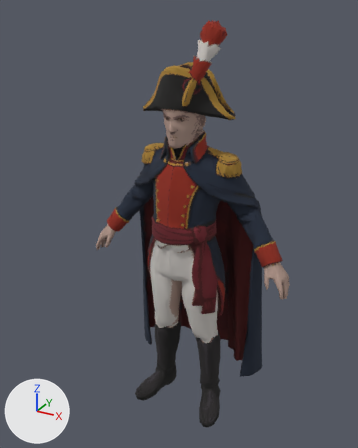
The glTF model assets/tropa/capitan3d/capitan_animado.glb: old version first, new version second.
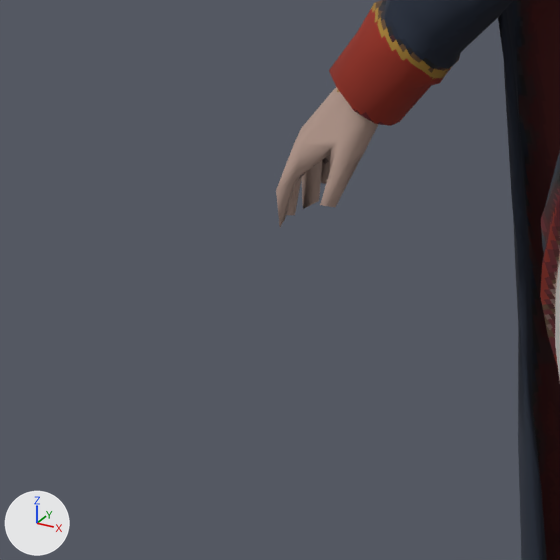
There are two pictures of each version: one whole from a 50 mm camera at (0.523, -1.017, 1.026) aimed at (-0.038, 0.002, 0.516), one close up on the part from 12% to 42% of the width and 46% to 71% of the height. The axes (+X, +Y, +Z) are drawn at lower left. The lights are the same throughout. The first two pictures are the older version. Where no turn or scale is listed for an object, it has been applied to the vertices. Vertices at exactly the same position are counted once.

The first close-up shows 'tripo_node_708cc3ef-00f4-4775-ac89-4898563d56ef'.
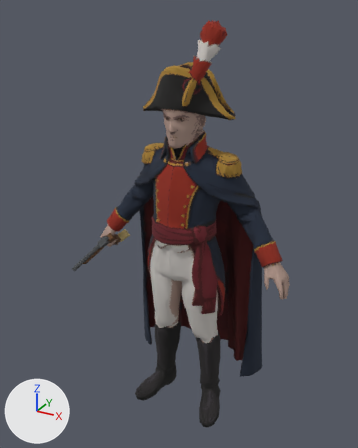
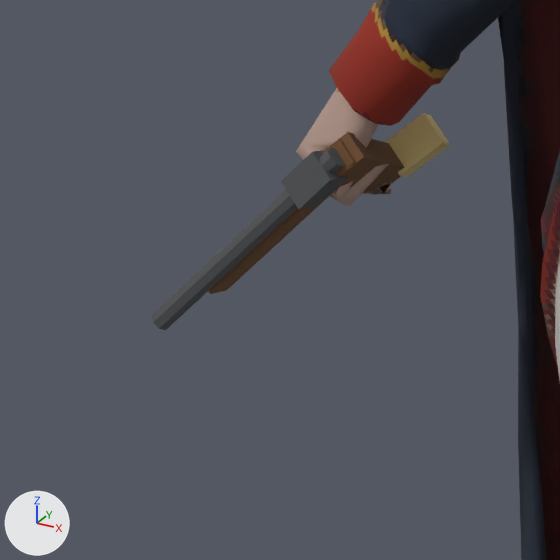
The newer file is also turned or shifted as a whole; pictures and numbers use the older file's frame.

Boxes [x1, y1, x2, y2] around the edits, measured in the close-ups (560 x 560 px; the box of a moved part takes in the faces that stretch with it):
```json
{"object": "tripo_node_708cc3ef-00f4-4775-ac89-4898563d56ef", "change": "reshaped", "before": [276, 0, 560, 560], "after": [296, 0, 560, 560]}
{"object": "pistola", "change": "added", "after": [151, 113, 450, 330], "faces in mat_hierro (dark grey #505255)": [151, 148, 348, 330], "faces in mat_madera (brown #6f4d30)": [209, 132, 404, 294], "faces in mat_bronce (yellow #d8c284)": [385, 113, 450, 177]}
{"part": 1, "of": "me_tripo_mesh_708cc3ef_00f4_4775_ac89_4898563d56ef", "change": "moved or reshaped", "before": [276, 87, 358, 227], "after": [296, 89, 392, 207]}
```

Edits to the scene script, one JSON object a line:
```json
{"op": "add", "block": "mat_hierro", "code": ["mat_hierro = principled_material('hierro')", "mat_hierro.base_color = (0.08, 0.085, 0.09)  # dark grey #505255", "mat_hierro.roughness = 1.0"]}
{"op": "add", "block": "mat_bronce", "code": ["mat_bronce = principled_material('bronce')", "mat_bronce.base_color = (0.69, 0.54, 0.23)  # yellow #d8c284", "mat_bronce.roughness = 1.0"]}
{"op": "add", "block": "mat_madera", "code": ["mat_madera = principled_material('madera')", "mat_madera.base_color = (0.16, 0.075, 0.03)  # brown #6f4d30", "mat_madera.roughness = 1.0"]}
{"block": "me_tripo_mesh_708cc3ef_00f4_4775_ac89_4898563d56ef", "where": "# used by ob_tripo_node_708cc3ef_00f4_4775_ac89_4898563d56ef; location = (0.0, 0.0, 0.0)"}
{"op": "remove", "block": "me_tripo_mesh_708cc3ef_00f4_4775_ac89_4898563d56ef", "code": "me_tripo_mesh_708cc3ef_00f4_4775_ac89_4898563d56ef.from_pydata(...)  # 3736 vertices, 7455 faces; spans x -0.269..0.269, y -0.118..0.118, z 0.0..1.0"}
{"op": "add", "block": "me_tripo_mesh_708cc3ef_00f4_4775_ac89_4898563d56ef", "code": "me_tripo_mesh_708cc3ef_00f4_4775_ac89_4898563d56ef.from_pydata(...)  # 3736 vertices, 7455 faces; spans x -0.26..0.269, y -0.118..0.118, z 0.0..1.0"}
{"block": "me_tripo_mesh_708cc3ef_00f4_4775_ac89_4898563d56ef", "change": "me_tripo_mesh_708cc3ef_00f4_4775_ac89_4898563d56ef part 1: 35 of 3736 vertices moved; they spanned x -0.269..-0.224, y -0.063..-0.011, z 0.409..0.46 and now span x -0.26..-0.21, y -0.059..-0.012, z 0.421..0.46; mean shift (0.027, 0.002, 0.006); largest move (-0.269, -0.049, 0.412) -> (-0.21, -0.037, 0.451)"}
{"op": "add", "block": "me_cylinder_001", "code": ["me_cylinder_001 = bpy.data.meshes.new('Cylinder.001')", "me_cylinder_001.from_pydata(...)  # 48 vertices, 76 faces; spans x -0.0912..0.0315, y -0.0652..0.0571, z -0.0868..0.034", "# faces by material slot: [40, 24, 12]", "me_cylinder_001.materials.append(mat_hierro)  # dark grey #505255", "me_cylinder_001.materials.append(mat_madera)  # brown #6f4d30", "me_cylinder_001.materials.append(mat_bronce)  # yellow #d8c284"]}
{"op": "add", "block": "ob_pistola", "code": ["ob_pistola = bpy.data.objects.new('pistola', me_cylinder_001)", "ob_pistola.location = (-0.2293, -0.0379, 0.4408)"]}
```
